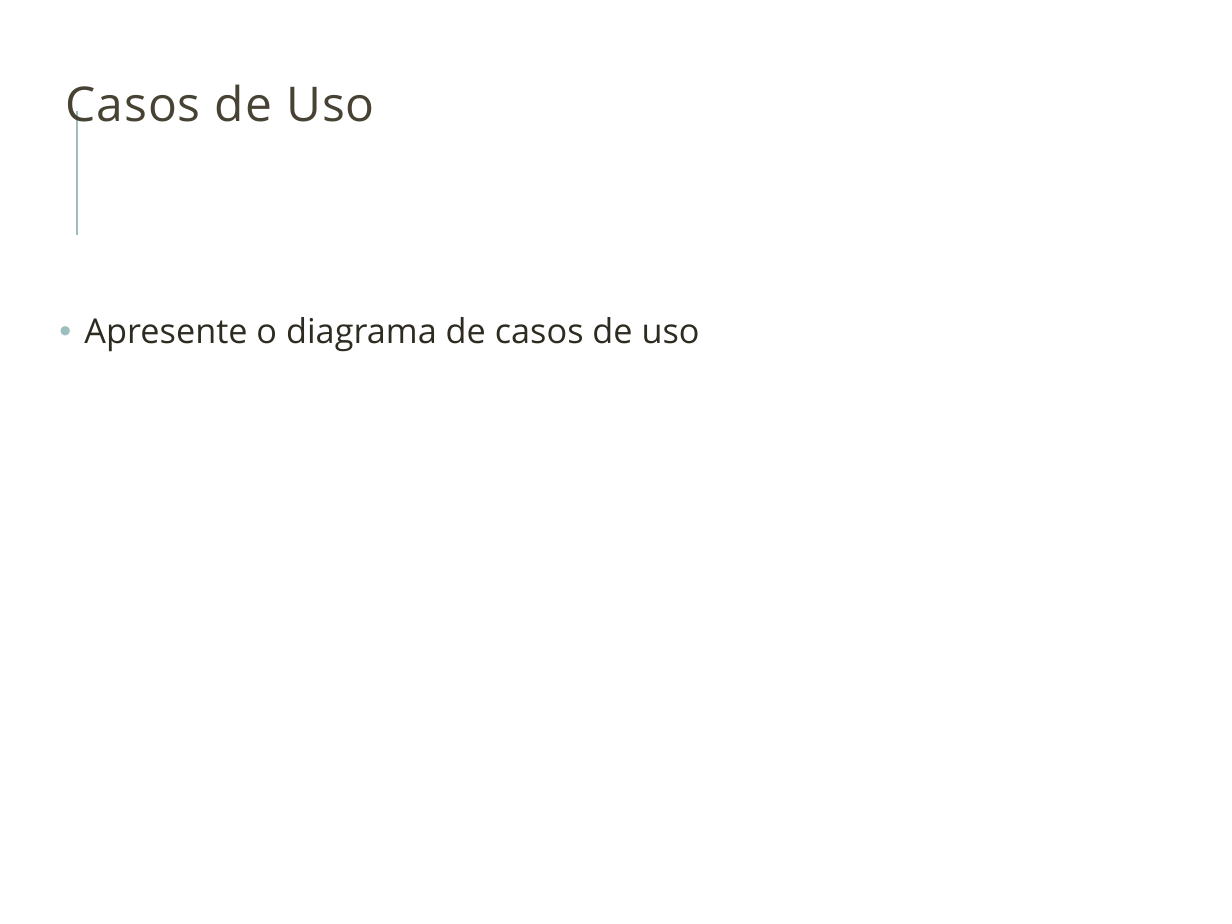
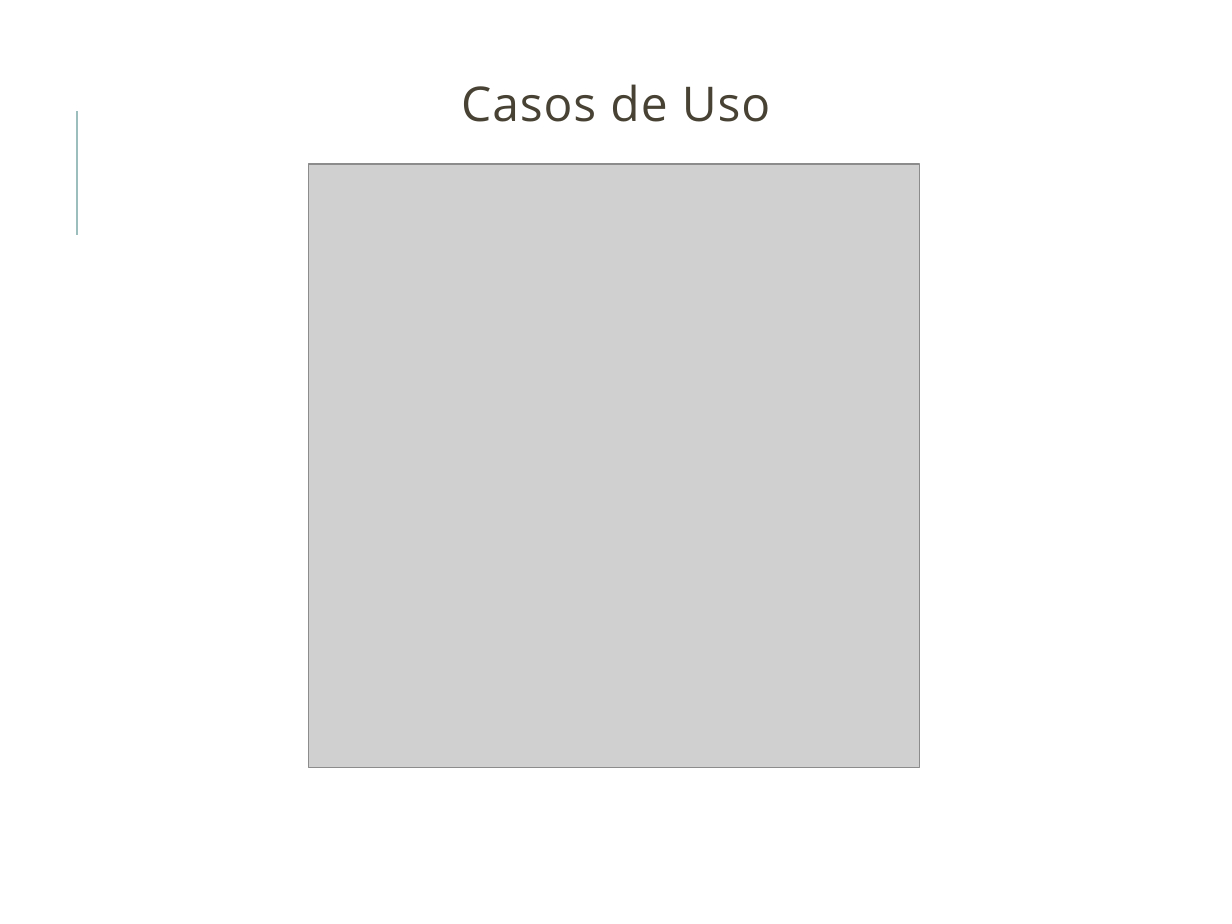
Before and after one commit to erik-tomelin/arborizacao_social, a slide deck: slide 4 of Template_defesa_tema.pptx. Drawn at 1232x924 pixels with LibreOffice and Linux fonts; fonts in the diff are those of the drawing; grey boxes stand for pictures; background and template pictures are left out. Boxes give left, top, right and bottom in pixels: in the first picture for what was removed or moved away, otherwise in the second. Text is boxed around its words. In the diff, an @@ line names an element or a change of style, - is before the commit and + after.

```diff
--- a/Template_defesa_tema.pptx
+++ b/Template_defesa_tema.pptx
@@ title "Casos de Uso" at (461,84,770,122): alignment left to centre @@
@@ picture added at (309,164,920,768) @@
@@ text removed at (84,317,700,352) @@
-• Apresente o diagrama de casos de uso
```
Also in this commit, not shown: 4 other slides changed, 6 slides added, 1 slide removed.
